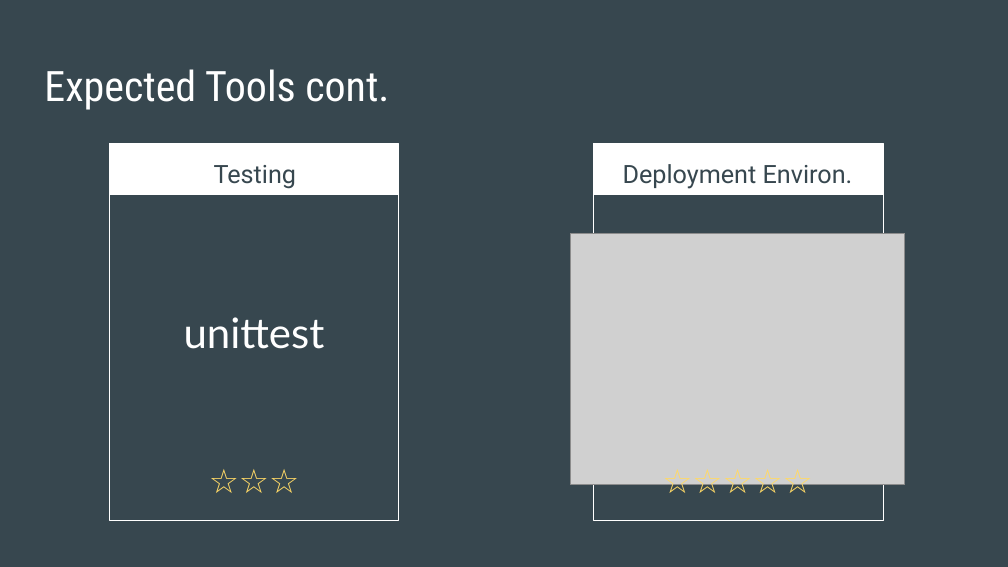
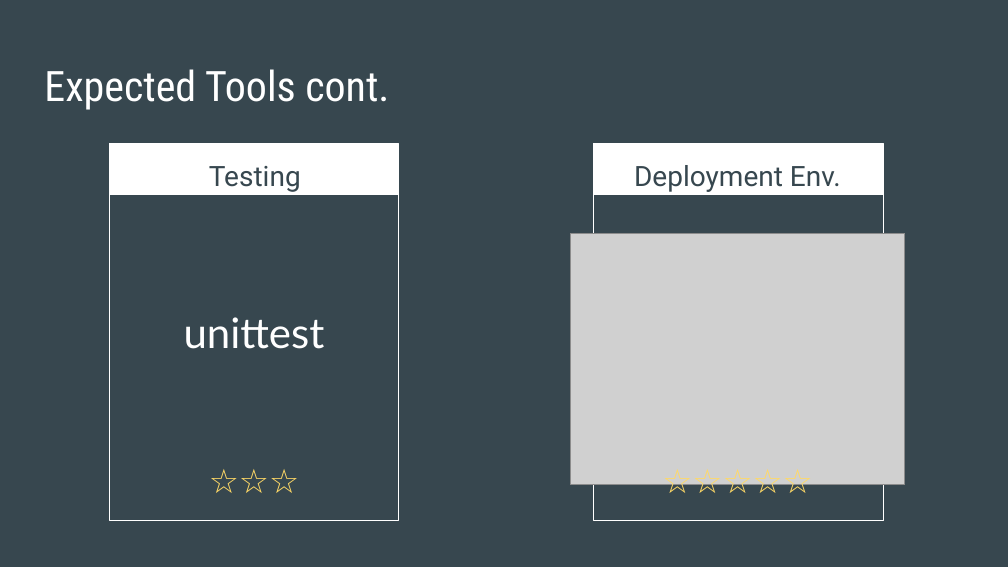
Before and after one commit to jacobpark1080/happyapp, a slide deck: slide 9 of HappyApp_Part_5.ppt. Drawn at 1008x567 pixels with LibreOffice and Linux fonts; fonts in the diff are those of the drawing; grey boxes stand for pictures. Boxes give left, top, right and bottom in pixels: in the first picture for what was removed or moved away, otherwise in the second. Text is boxed around its words. In the diff, an @@ line names an element or a change of style, - is before the commit and + after.

```diff
--- a/HappyApp_Part_5.ppt
+++ b/HappyApp_Part_5.ppt
@@ text "Testing" at (209, 166, 301, 192): size 18 to 20 pt @@
@@ text at (634, 165, 841, 192): text changed; size 18 to 20 pt @@
-Deployment Environ.
+Deployment Env.
```
Also in this commit, not shown: 7 other slides changed, 4 other files.
